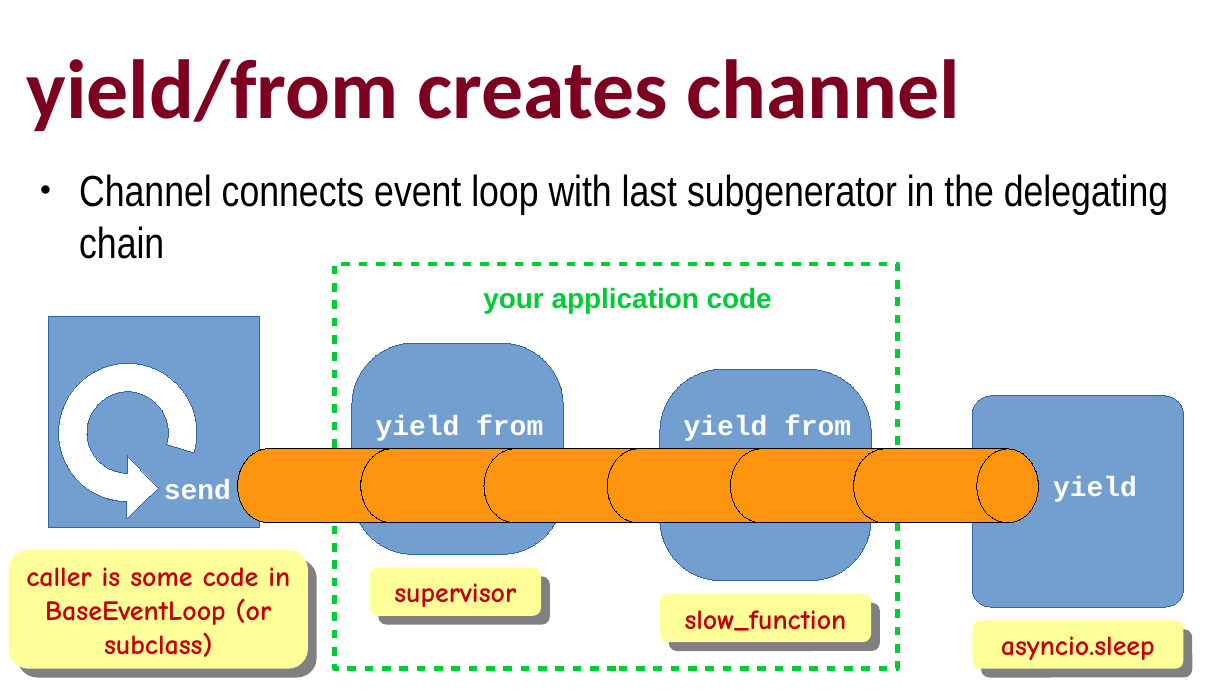
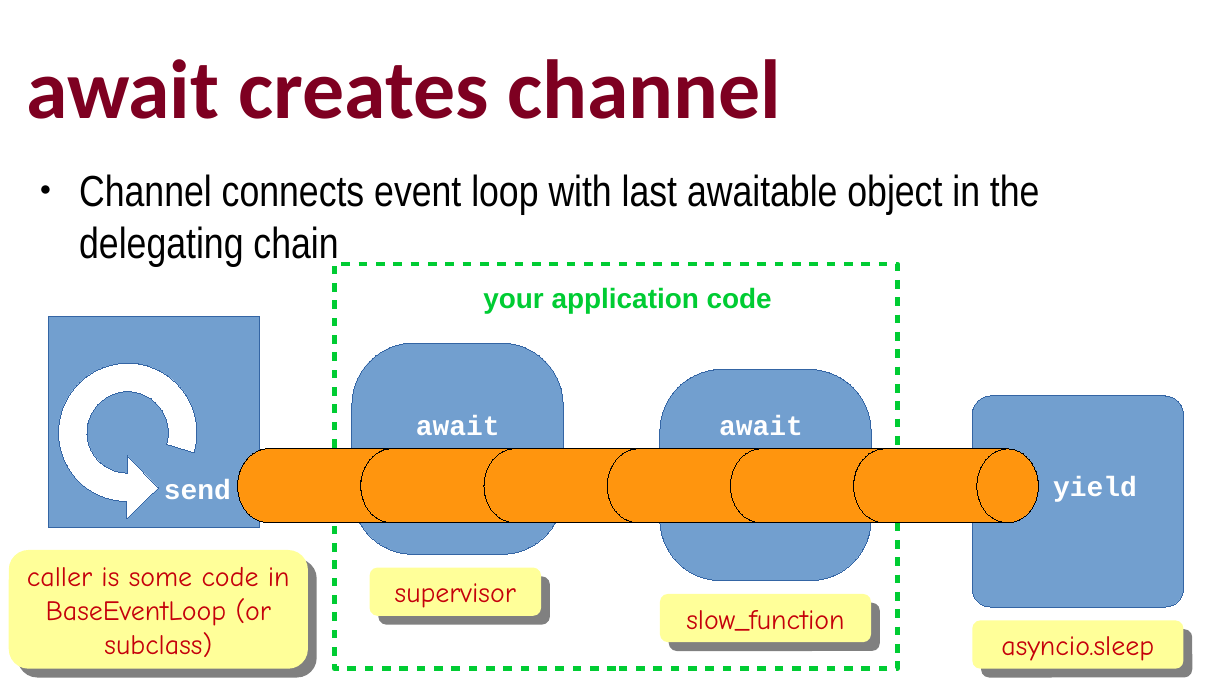
Before and after one commit to ramalho/platespinning, a slide deck: slide 17 of plate-spinning-oscon-eu.odp. Drawn at 1232x693 pixels with LibreOffice and Linux fonts; fonts in the diff are those of the drawing. Boxes give left, top, right and bottom in pixels: in the first picture for what was removed or moved away, otherwise in the second. Text is boxed around its words. In the diff, an @@ line names an element or a change of style, - is before the commit and + after.

```diff
--- a/plate-spinning-oscon-eu.odp
+++ b/plate-spinning-oscon-eu.odp
@@ title at (x1=26, y1=59, x2=782, y2=119): text changed @@
-yield/from creates channel
+await creates channel
@@ text at (x1=79, y1=174, x2=1040, y2=266): text changed @@
-● Channel connects event loop with last subgenerator in the delegating chain
+● Channel connects event loop with last awaitable object in the delegating chain
@@ text removed at (x1=376, y1=415, x2=543, y2=441) @@
-yield from
@@ text added at (x1=416, y1=415, x2=500, y2=435), 18 pt, text #FFFFFF, bold @@
+await
@@ text removed at (x1=684, y1=415, x2=851, y2=441) @@
-yield from
@@ text added at (x1=719, y1=415, x2=803, y2=435), 18 pt, text #FFFFFF, bold @@
+await
@@ bold off in 4 elements at (x1=370, y1=568, x2=542, y2=616), (x1=661, y1=594, x2=872, y2=642), (x1=973, y1=620, x2=1184, y2=669), (x1=9, y1=550, x2=309, y2=669) @@
```
Also in this commit, not shown: 27 other slides changed, 2 slides added, 2 slides removed, 11 other files.
